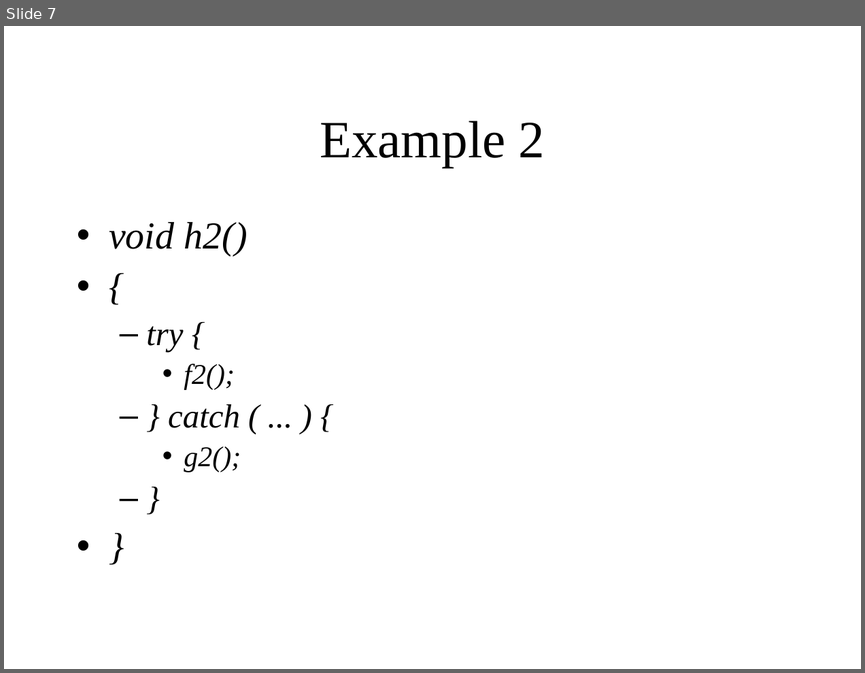
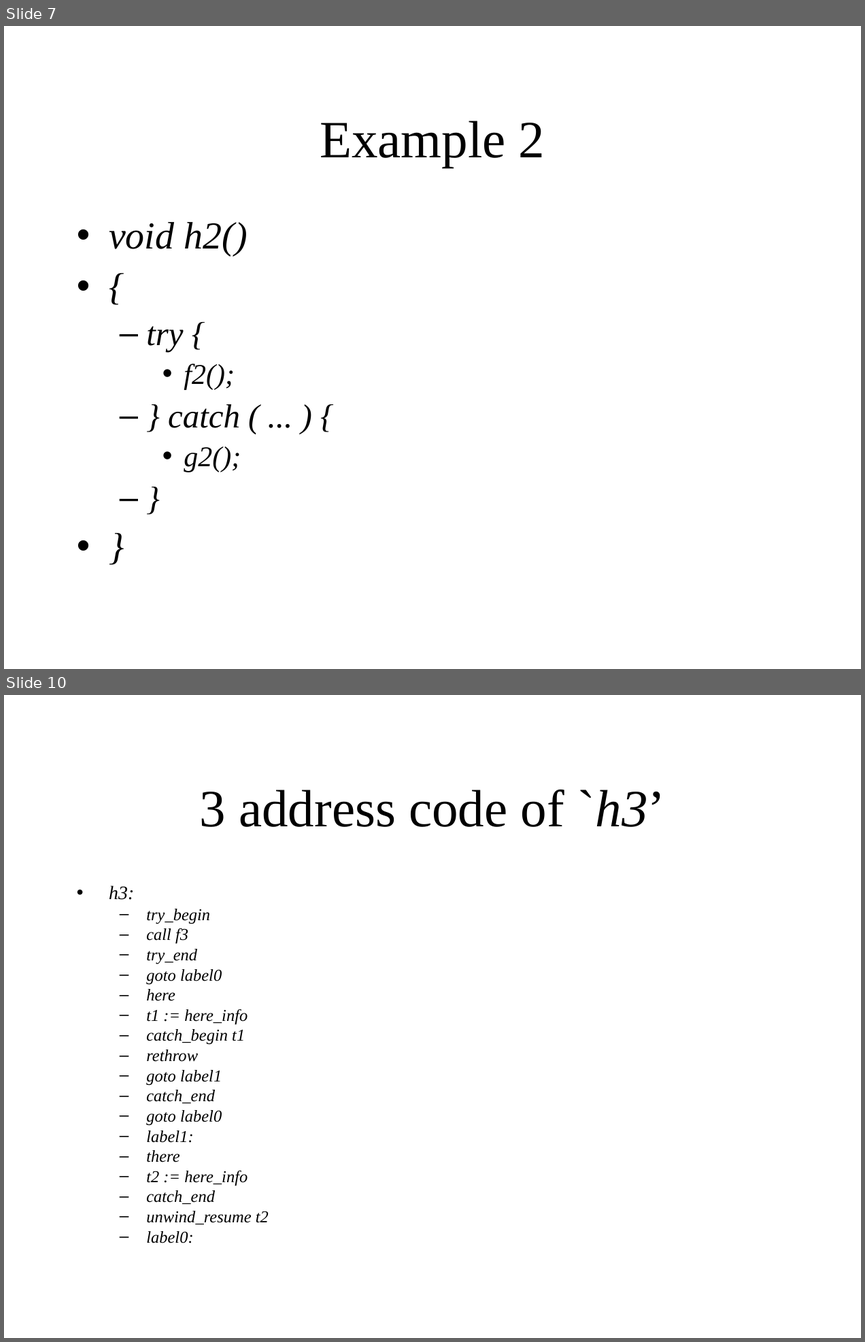
Before and after one commit to KeiHasegawa/cxx_doc, a slide deck: 24_exception_3ac_e.ppt. Shown one above the other, each under a label of ours: slide 7 before the commit, slides 7 and 10 after it; the slides between them are not shown. The pictures are 865x673 and 865x1342 pixels, drawn with LibreOffice and Linux fonts; fonts in the diff are those of the drawing. Boxes give left, top, right and bottom in pixels: in the first picture for what was removed or moved away, otherwise in the second. Text is boxed around its words. In the diff, an @@ line names an element or a change of style, - is before the commit and + after.

```diff
--- a/24_exception_3ac_e.ppt
+++ b/24_exception_3ac_e.ppt
@@ slide 10 added at (4,695,861,1338), background #FFFFFF @@
@@ title added at (200,789,665,827), 44 pt, text #000000 @@
+3 address code of `h3’
@@ text added at (109,885,269,1243), 14 pt, text #000000, italic @@
+• h3:
+  – try_begin
+  – call f3
+  – try_end
+  – goto label0
+  – here
+  – t1 := here_info
+  – catch_begin t1
+  – rethrow
+  – goto label1
+  – catch_end
+  – goto label0
+  – label1:
+  – there
+  – t2 := here_info
+  – catch_end
+  – unwind_resume t2
+  – label0:
```
Also in this commit, not shown: 5 slides changed, 1 other slide added, 3 other files.
